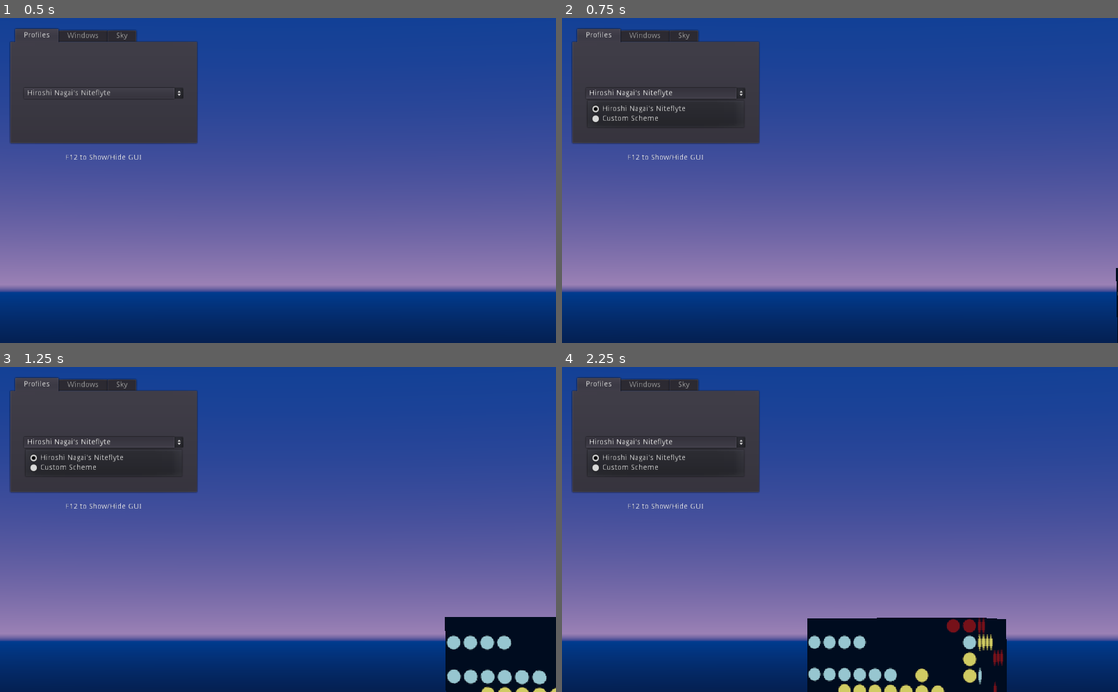
Above: before the commit, frames 1-4 (two rows, left to right).
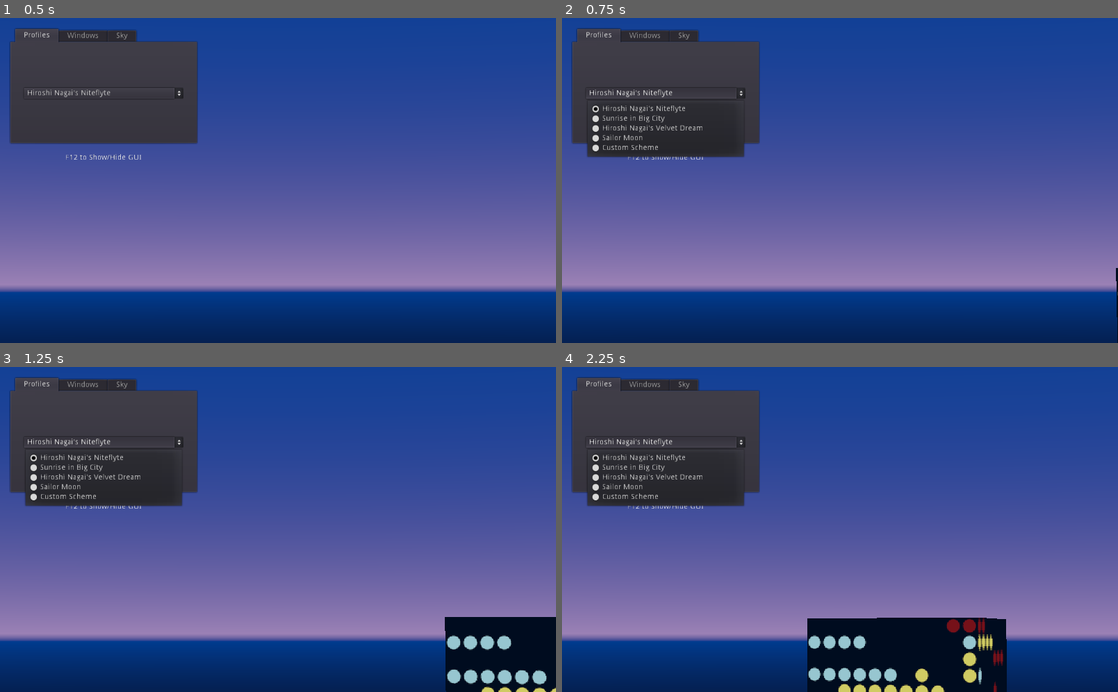
Above: after the commit, the same moments.

Repository: CluckeyMcCormick/ncg2
Game: Godot game, scene res://Main.tscn
Two runs of this game, one before a commit and one after it. Both use one fixed random seed, a clock stepped at 60 frames per second and the inputs below.
Inputs:
- Up to frame 1 (0.5 s): no input
- Up to frame 2 (0.75 s): click "Hiroshi Nagai's Niteflyte" at 0.5 s
- Up to frame 3 (1.25 s): no input
- Up to frame 4 (2.25 s): click "Hiroshi Nagai's Niteflyte" at 1.25 s; click "Hiroshi Nagai's Niteflyte" at 2 s

Frame 1 is identical in both runs. In frame 2, 1.6% of the frame differs, in the area x 4-33%, y 29-43%; in frame 3, 1.6%; in frame 4, 1.6%.

Commit message:
Add in some sample profiles
After playing around with all the new options that I added, I managed
to cook up some example profiles. There's a sunset one I made on my
own, another one based on Hiroshi Nagai's work, and one I based on the
backgrounds Sailor Moon. Of all three, I'm happiest with my custom
sunset one.

Diff:
--- a/Main.gd
+++ b/Main.gd
@@ -111,6 +111,54 @@
                 Color("#070a1b"), # Ground Bottom Color
                 200 # Ground Curve Factor
             )
+        1:
+            assert_color_profile(
+                Color("#12060b"), # Building Color
+                Color("#ffffcc"), # Red Dot Color
+                Color("#4a3b46"), # Green Dot Color
+                Color("#260d17"), # Blue Dot Color
+                0,          # Texture Code
+
+                Color("#003f96"), # Sky Top Color
+                Color("#ff0000"), # Sky Horizon Color
+                563, # Sky Curve Factor
+
+                Color("#ff0000"), # Ground Horizon Color
+                Color("#070a1b"), # Ground Bottom Color
+                200 # Ground Curve Factor
+            )
+        2:
+            assert_color_profile(
+                Color("#12060b"), # Building Color
+                Color("#e4f0e6"), # Red Dot Color
+                Color("#ffe54c"), # Green Dot Color
+                Color("#8fd2ef"), # Blue Dot Color
+                1,          # Texture Code
+
+                Color("#9e1875"), # Sky Top Color
+                Color("#d15e7d"), # Sky Horizon Color
+                500, # Sky Curve Factor
+
+                Color("#1d1f50"), # Ground Horizon Color
+                Color("#070a1b"), # Ground Bottom Color
+                200 # Ground Curve Factor
+            )
+        3:
+            assert_color_profile(
+                Color("#0c3659"), # Building Color
+                Color("#c596ae"), # Red Dot Color
+                Color("#9cb389"), # Green Dot Color
+                Color("#b1c7c3"), # Blue Dot Color
+                3,          # Texture Code
+
+                Color("#005f82"), # Sky Top Color
+                Color("#51dbb4"), # Sky Horizon Color
+                380, # Sky Curve Factor
+
+                Color("#51dbb4"), # Ground Horizon Color
+                Color("#003e54"), # Ground Bottom Color
+                1000 # Ground Curve Factor
+            )
         _:
             pass
 
--- a/Main.tscn
+++ b/Main.tscn
@@ -159,7 +159,6 @@
 }
 
 [node name="Profiles" type="Tabs" parent="GUI/Tabs"]
-visible = false
 anchor_right = 1.0
 anchor_bottom = 1.0
 margin_left = 4.0
@@ -184,10 +183,11 @@
 margin_right = 294.0
 margin_bottom = 97.0
 text = "Hiroshi Nagai's Niteflyte"
-items = [ "Hiroshi Nagai's Niteflyte", null, false, 0, null, "Custom Scheme", null, false, 1, null ]
+items = [ "Hiroshi Nagai's Niteflyte", null, false, 0, null, "Sunrise in Big City", null, false, 1, null, "Hiroshi Nagai's Velvet Dream", null, false, 2, null, "Sailor Moon", null, false, 3, null, "Custom Scheme", null, false, 4, null ]
 selected = 0
 
 [node name="Windows" type="Tabs" parent="GUI/Tabs"]
+visible = false
 anchor_right = 1.0
 anchor_bottom = 1.0
 margin_left = 4.0
@@ -210,7 +210,7 @@
 
 [node name="GridContainer" type="GridContainer" parent="GUI/Tabs/Windows/VBox"]
 margin_top = 25.0
-margin_right = 324.0
+margin_right = 294.0
 margin_bottom = 117.0
 columns = 4
 
@@ -342,12 +342,12 @@
 
 [node name="HSeparator" type="HSeparator" parent="GUI/Tabs/Windows/VBox"]
 margin_top = 121.0
-margin_right = 324.0
+margin_right = 294.0
 margin_bottom = 125.0
 
 [node name="TextureSelection" type="OptionButton" parent="GUI/Tabs/Windows/VBox"]
 margin_top = 129.0
-margin_right = 324.0
+margin_right = 294.0
 margin_bottom = 149.0
 text = "Horizontal 25"
 items = [ "Horizontal 25", null, false, 0, null, "Horizontal 50", null, false, 1, null, "Horizontal 75", null, false, 2 …(197 unchanged characters)…
@@ -576,7 +576,7 @@
 [connection signal="color_changed" from="GUI/Tabs/Windows/VBox/GridContainer/GreenPicker" to="." method="_on_GreenPicker_color_changed"]
 [connection signal="color_changed" from="GUI/Tabs/Windows/VBox/GridContainer/BluePicker" to="." method="_on_BluePicker_color_changed"]
 [connection signal="color_changed" from="GUI/Tabs/Windows/VBox/GridContainer/BuildingPicker" to="." method="_on_BuildingPicker_color_changed"]
-[connection signal="item_selected" from="GUI/Tabs/Windows/VBox/TextureSelection" to="." method="_on_TextureSelection_item_selected"]
+[connection signal="item_selected" from="GUI/Tabs/Windows/VBox/TextureSelection" to="." method="_on_MaterialSelection_item_selected"]
 [connection signal="color_changed" from="GUI/Tabs/Sky/VBox/SkyGrid/TopPicker" to="." method="_on_TopPicker_color_changed"]
 [connection signal="color_changed" from="GUI/Tabs/Sky/VBox/SkyGrid/HorizonPicker" to="." method="_on_HorizonSkyPicker_color_changed"]
 [connection signal="value_changed" from="GUI/Tabs/Sky/VBox/SkyGrid/SkyCurveSpin" to="." method="_on_SkyCurveSpin_value_changed"]
